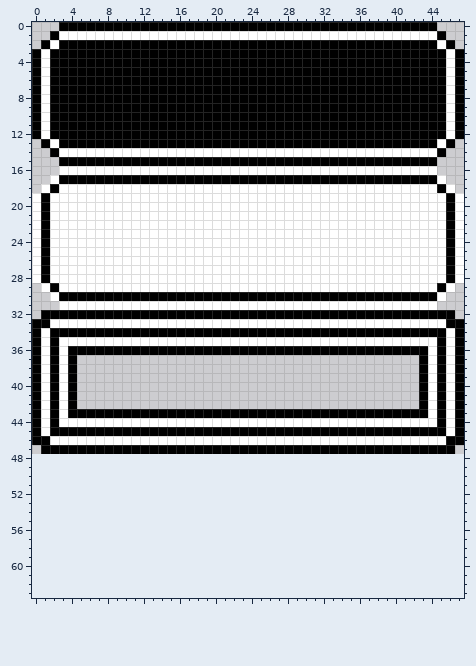
File history of a pixel-art file, BLOCK PLATFORMER/Assets/Resources/Sprites/LucasProto/UI.aseprite. The picture above was drawn from the file before the commit.
48x48 pixels, 1 frame. The old version is drawn lined up with the new one, on the new canvas.
Once edited:
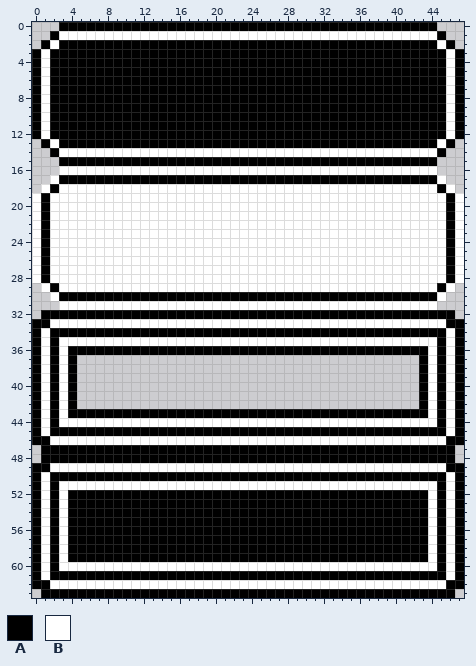
Palette (. is transparent): A #000000  B #ffffff
What changed:
{"change": "canvas 48x48 -> 48x64"}
{"y":48,"x":1,"old":"..............................................","new":"AAAAAAAAAAAAAAAAAAAAAAAAAAAAAAAAAAAAAAAAAAAAAA"}
{"y":49,"x":0,"old":"................................................","new":"AABBBBBBBBBBBBBBBBBBBBBBBBBBBBBBBBBBBBBBBBBBBBAA"}
{"y":50,"x":0,"old":"................................................","new":"ABAAAAAAAAAAAAAAAAAAAAAAAAAAAAAAAAAAAAAAAAAAAABA"}
{"y":51,"x":0,"old":"................................................","new":"ABABBBBBBBBBBBBBBBBBBBBBBBBBBBBBBBBBBBBBBBBBBABA"}
{"y":52,"x":0,"old":"................................................","new":"ABABAAAAAAAAAAAAAAAAAAAAAAAAAAAAAAAAAAAAAAAABABA"}
{"y":53,"x":0,"old":"................................................","new":"ABABAAAAAAAAAAAAAAAAAAAAAAAAAAAAAAAAAAAAAAAABABA"}
{"y":54,"x":0,"old":"................................................","new":"ABABAAAAAAAAAAAAAAAAAAAAAAAAAAAAAAAAAAAAAAAABABA"}
{"y":55,"x":0,"old":"................................................","new":"ABABAAAAAAAAAAAAAAAAAAAAAAAAAAAAAAAAAAAAAAAABABA"}
{"y":56,"x":0,"old":"................................................","new":"ABABAAAAAAAAAAAAAAAAAAAAAAAAAAAAAAAAAAAAAAAABABA"}
{"y":57,"x":0,"old":"................................................","new":"ABABAAAAAAAAAAAAAAAAAAAAAAAAAAAAAAAAAAAAAAAABABA"}
{"y":58,"x":0,"old":"................................................","new":"ABABAAAAAAAAAAAAAAAAAAAAAAAAAAAAAAAAAAAAAAAABABA"}
{"y":59,"x":0,"old":"................................................","new":"ABABAAAAAAAAAAAAAAAAAAAAAAAAAAAAAAAAAAAAAAAABABA"}
{"y":60,"x":0,"old":"................................................","new":"ABABBBBBBBBBBBBBBBBBBBBBBBBBBBBBBBBBBBBBBBBBBABA"}
{"y":61,"x":0,"old":"................................................","new":"ABAAAAAAAAAAAAAAAAAAAAAAAAAAAAAAAAAAAAAAAAAAAABA"}
{"y":62,"x":0,"old":"................................................","new":"AABBBBBBBBBBBBBBBBBBBBBBBBBBBBBBBBBBBBBBBBBBBBAA"}
{"y":63,"x":1,"old":"..............................................","new":"AAAAAAAAAAAAAAAAAAAAAAAAAAAAAAAAAAAAAAAAAAAAAA"}
{"label":"added","picture_box":[32,454,464,598]}
